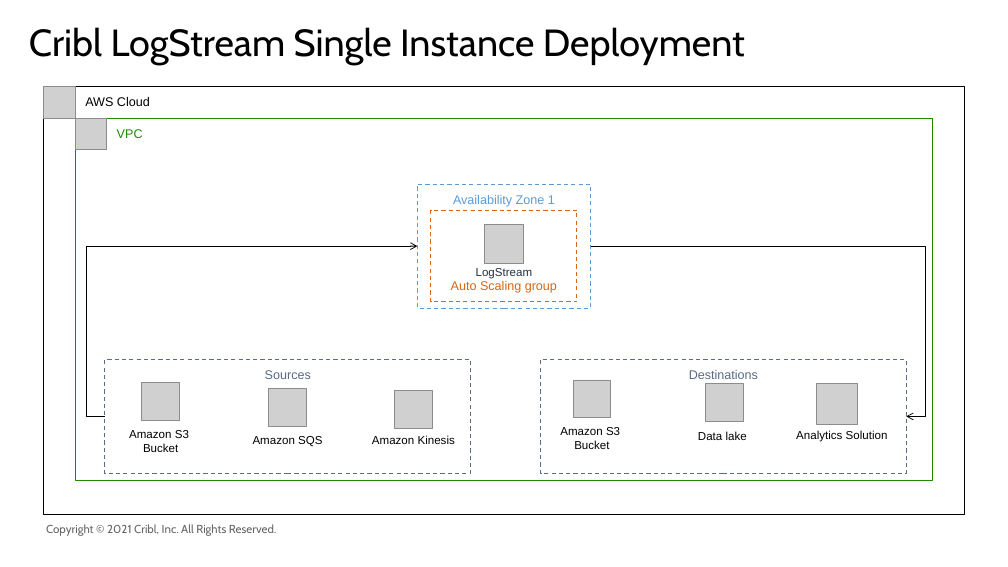
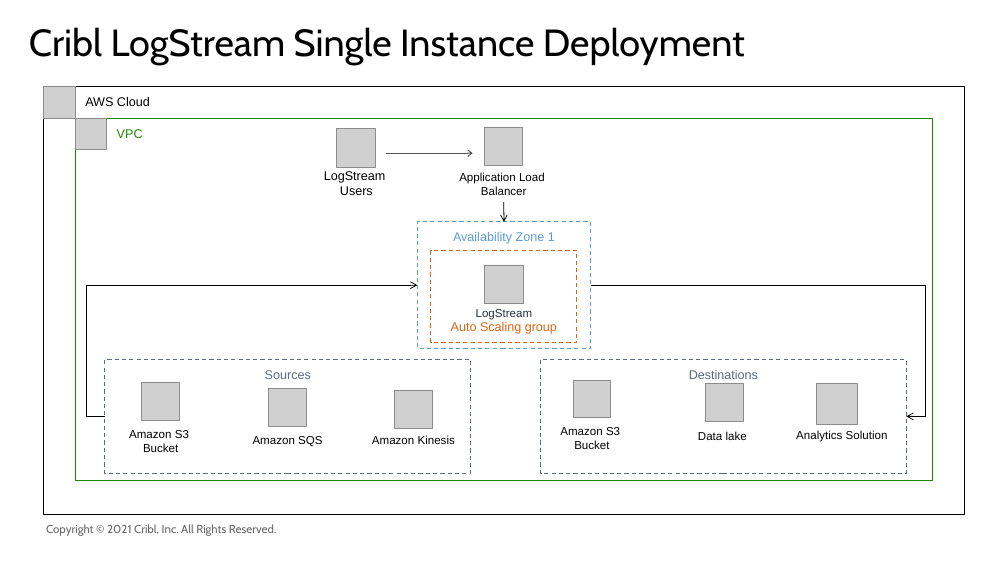
Before and after one commit to amiracle/quick-start-cribl, a slide deck: slide 4 of docs/images/Cribl_AWS.pptx. Drawn at 1008x567 pixels with LibreOffice and Linux fonts; fonts in the diff are those of the drawing; grey boxes stand for pictures; background and template pictures are left out. Boxes give left, top, right and bottom in pixels: in the first picture for what was removed or moved away, otherwise in the second. Text is boxed around its words. In the diff, an @@ line names an element or a change of style, - is before the commit and + after.

```diff
--- a/docs/images/Cribl_AWS.pptx
+++ b/docs/images/Cribl_AWS.pptx
@@ group added at (324, 127, 545, 222): 2 texts, 2 pictures, 2 arrows @@
+Application Load
+Balancer
+LogStream
+Users
@@ 2 rectangles, 1 picture, 1 text: place and size @@
-2 rectangles, 1 picture, 1 text at (417, 184, 591, 308)
+2 rectangles, 1 picture, 1 text at (417, 222, 591, 348)
@@ elbow arrow moved from (105, 417) - (417, 247) to (105, 417) - (417, 285) @@
@@ elbow arrow moved from (591, 247) - (907, 417) to (591, 285) - (907, 417) @@
```
Also in this commit, not shown: 1 other slide changed.
